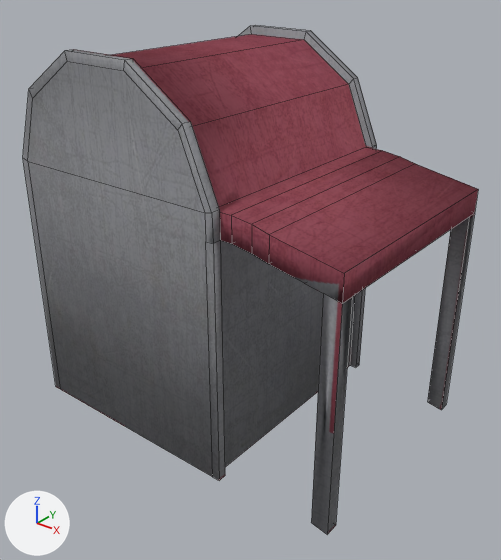
Before and after pictures for a commit that changed the Blender file Assets/Templates/supplyBuilding.blend.
The view is the same before and after, from a 50 mm camera at (2.03, -2.22, 1.99) aimed at (0.3, -0.06, 0.65). The lights are fixed; the arrows at lower left show +X, +Y and +Z. Mesh edges are drawn as thin lines.
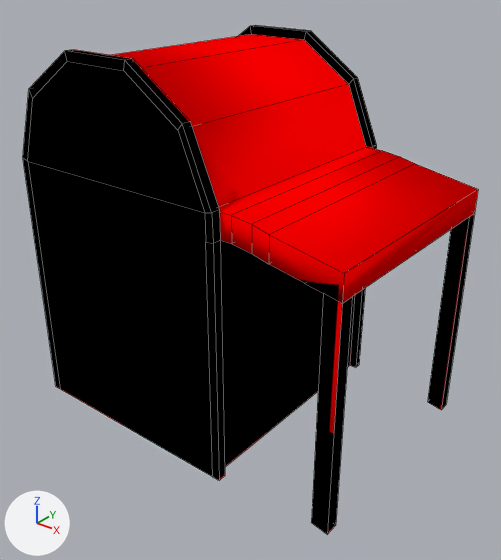
What differs and where, as boxes (x1, y1, x2, y2) in the pictures (501 x 560 px):
'Cube', surface changed
    both: (23, 25, 478, 534)

Patch to the scene script:
```diff
--- a/Assets/Templates/supplyBuilding.blend.py
+++ b/Assets/Templates/supplyBuilding.blend.py
@@ img_supplykey @@
+img_supplykey = load_image('supplyKey', 'supplyKey.png', 1024, 1024, 'sRGB')
@@ mat_material_001 @@
 mat_material_001 = diffuse_material('Material.001')
-mat_material_001.texture = img_supply
+mat_material_001.texture = img_supplykey
```
